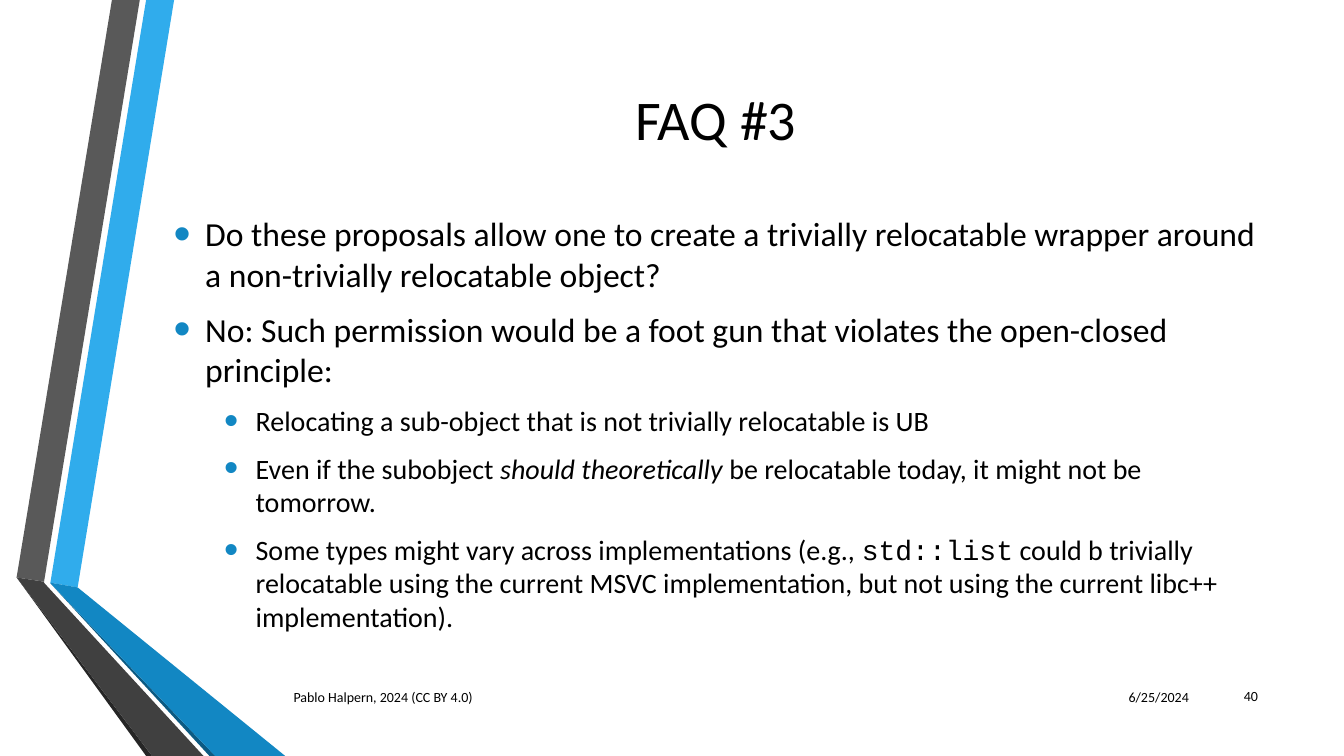
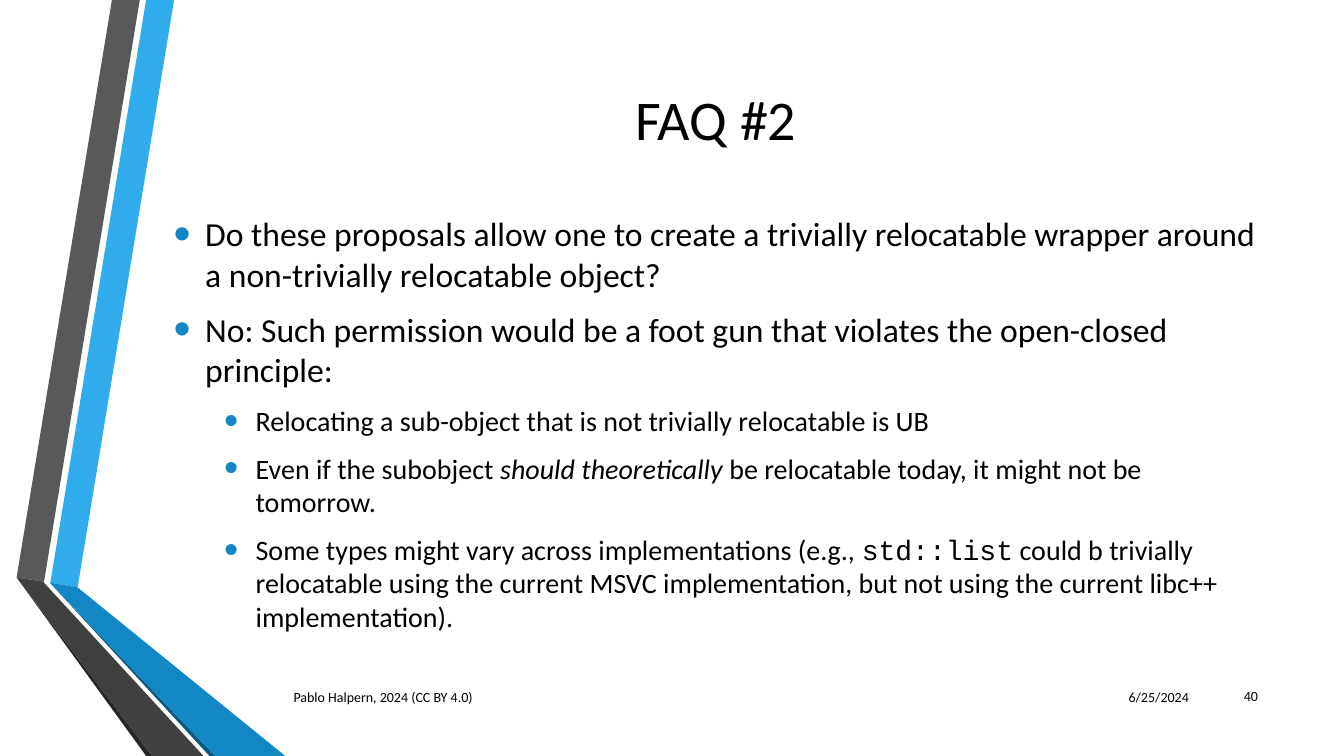
Before and after one commit to phalpern/WG21-halpern, a slide deck: slide 40 of relocate/Trivial Relocation - St. Louis 06-2024.pptx. Drawn at 1344x756 pixels with LibreOffice and Linux fonts; fonts in the diff are those of the drawing; background and template pictures are left out. Boxes give left, top, right and bottom in pixels: in the first picture for what was removed or moved away, otherwise in the second. Text is boxed around its words. In the diff, an @@ line names an element or a change of style, - is before the commit and + after.

```diff
--- a/relocate/Trivial Relocation - St. Louis 06-2024.pptx
+++ b/relocate/Trivial Relocation - St. Louis 06-2024.pptx
@@ title at bbox=[635, 102, 796, 148]: text changed @@
-FAQ #3
+FAQ #2
```
Also in this commit, not shown: 18 other slides changed, 1 slide added.
